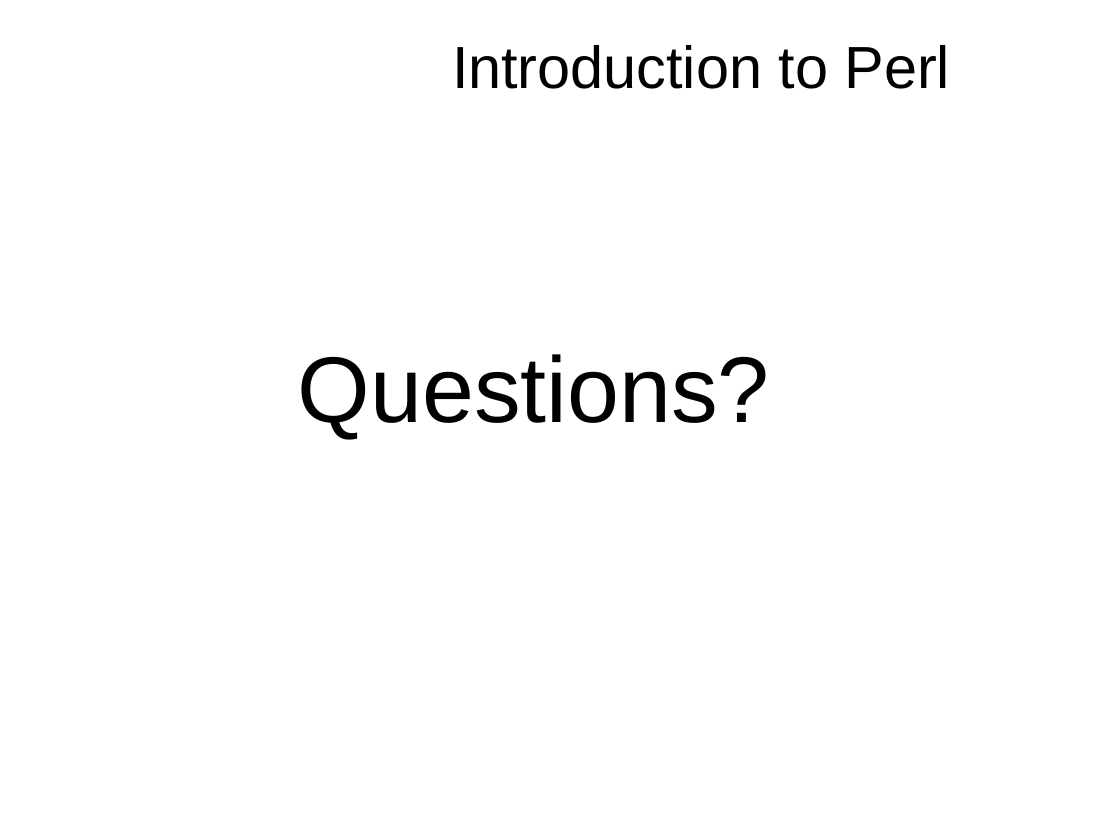
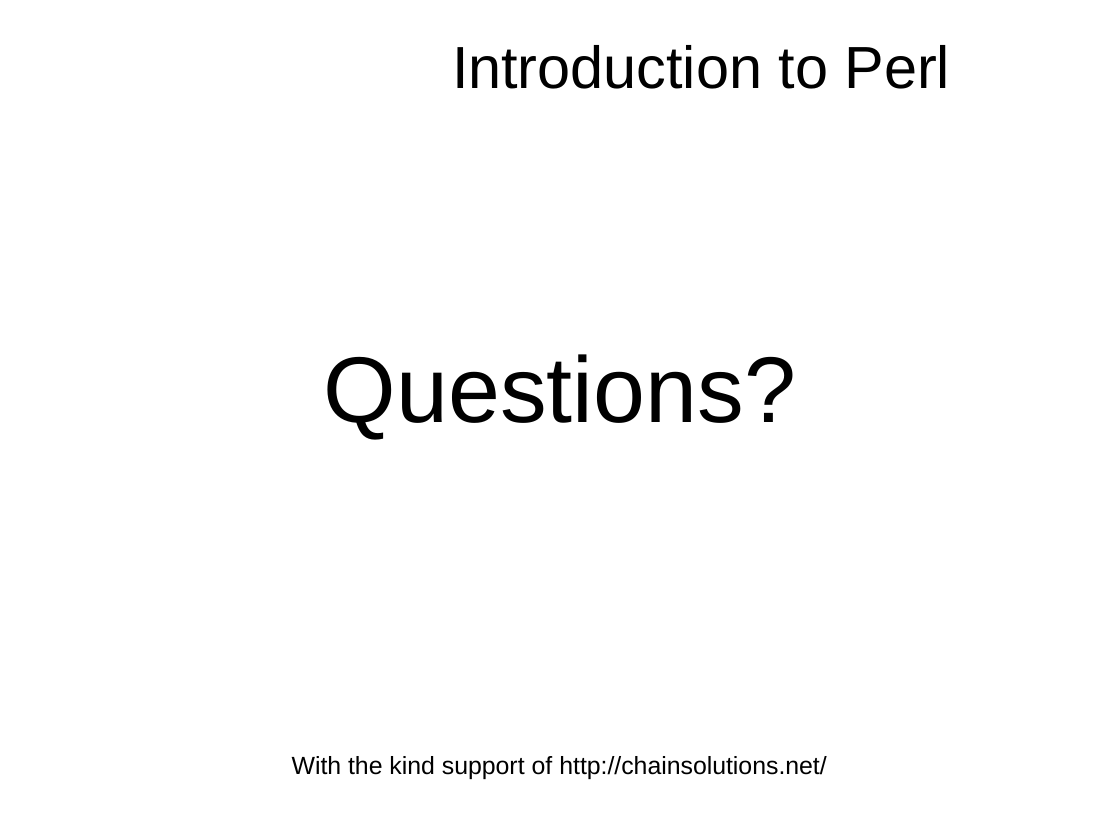
Before and after one commit to kberov/PerlProgrammingCourse, a slide deck: slide 36 of 01_intro.odp. Drawn at 1120x840 pixels with LibreOffice and Linux fonts; fonts in the diff are those of the drawing; background and template pictures are left out. Boxes give left, top, right and bottom in pixels: in the first picture for what was removed or moved away, otherwise in the second. Text is boxed around its words. In the diff, an @@ line names an element or a change of style, - is before the commit and + after.

```diff
--- a/01_intro.odp
+++ b/01_intro.odp
@@ text "Questions?": place and size @@
-text "Questions?" at [298,354,770,439]
+text "Questions?" at [324,354,796,439]
@@ text "Questions?" at [324,354,796,439]: alignment left to centre @@
@@ text added at [292,756,826,779], 16 pt, text #000000 @@
+With the kind support of http://chainsolutions.net/
```
Also in this commit, not shown: 2 other slides changed, 1 other file.
